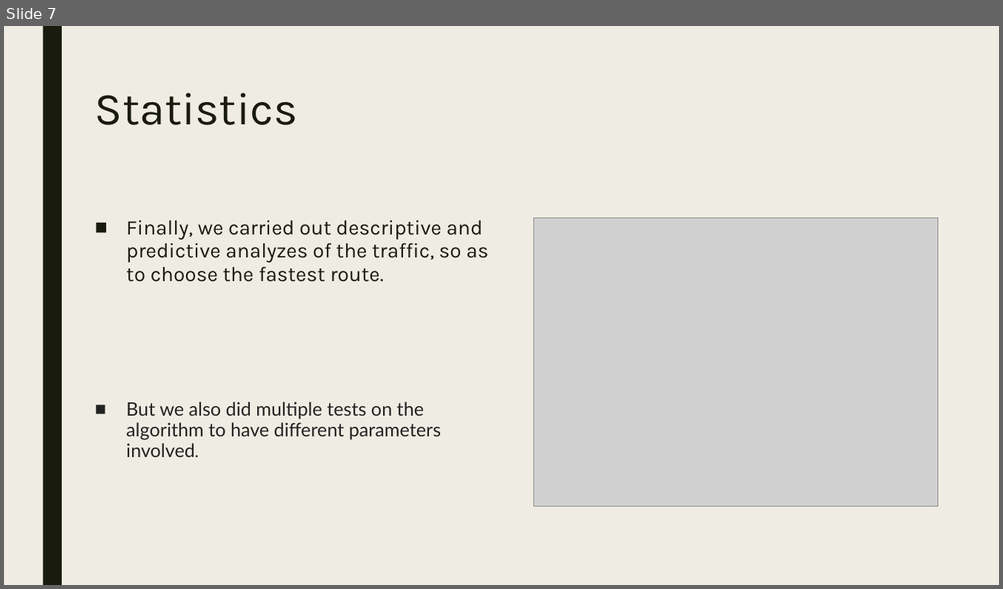
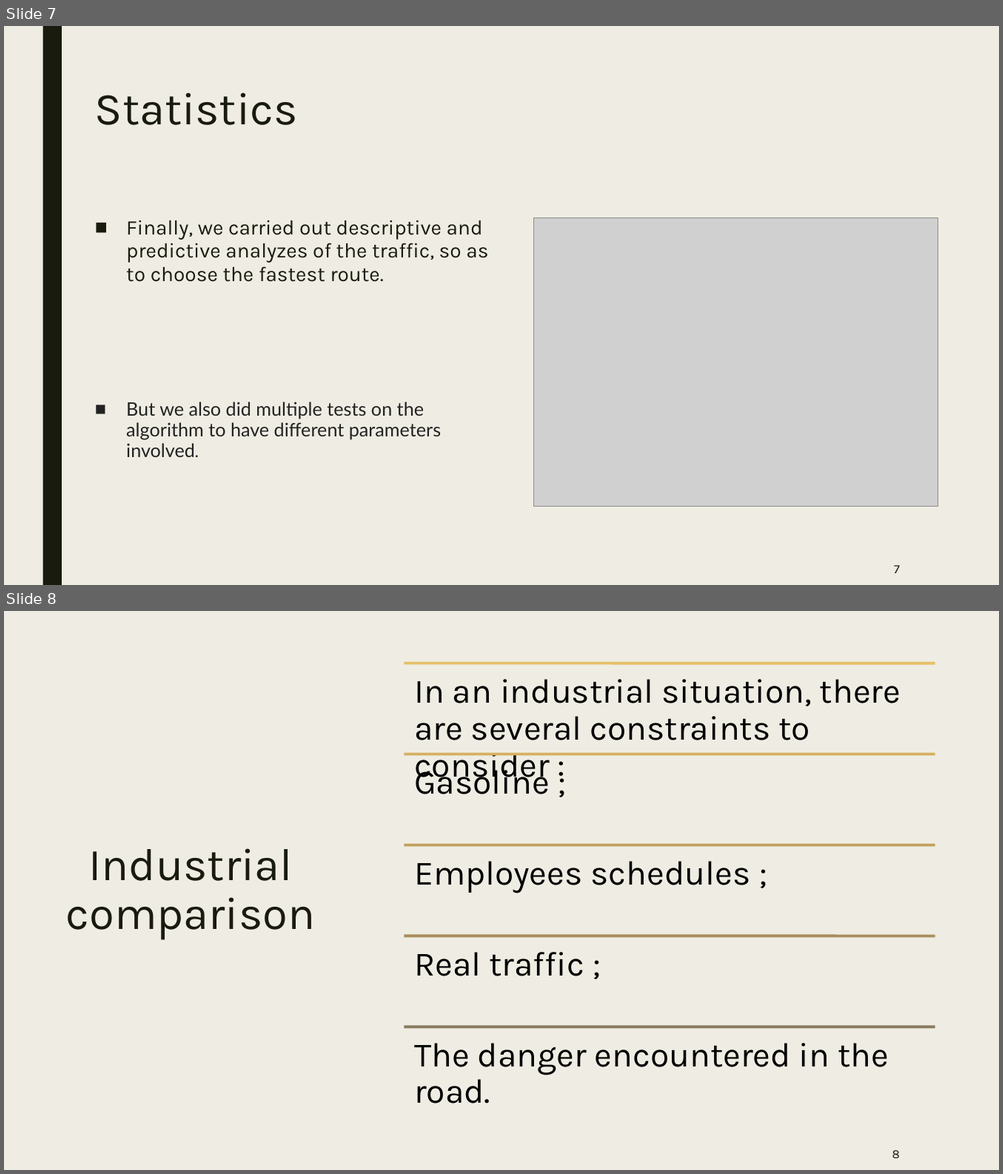
Before and after one commit to CoCodeur/VRP-PROJECT, a slide deck: VRP Project presentation.pptx. Shown one above the other, each under a label of ours: slide 7 before the commit, slides 7 and 8 after it. The pictures are 1003x589 and 1003x1174 pixels, drawn with LibreOffice and Linux fonts; fonts in the diff are those of the drawing; grey boxes stand for pictures. Boxes give left, top, right and bottom in pixels: in the first picture for what was removed or moved away, otherwise in the second. Text is boxed around its words. In the diff, an @@ line names an element or a change of style, - is before the commit and + after.

```diff
--- a/VRP Project presentation.pptx
+++ b/VRP Project presentation.pptx
@@ slide 8 added at [4, 611, 999, 1170], background #EFEDE3 @@
@@ rectangle added at [4, 611, 999, 1170], fill #EFEDE3 @@
@@ rectangle added at [42, 611, 62, 1170], fill #191B0E @@
@@ title added at [66, 849, 316, 940], 44 pt, text #191B0E @@
+Industrial comparison
@@ group added at [404, 664, 935, 1104]: 5 lines, 5 texts @@
+In an industrial situation, there are several constraints to consider :
+Gasoline ;
+Employees schedules ;
+Real traffic ;
+The danger encountered in the road.
@@ page number added at [892, 1150, 899, 1159], 12 pt, text #191B0E @@
+8
@@ slide 7 changed as well @@
@@ page number added at [893, 565, 899, 574], 12 pt, text #191B0E @@
+7
```
Also in this commit, not shown: 7 other slides changed.
